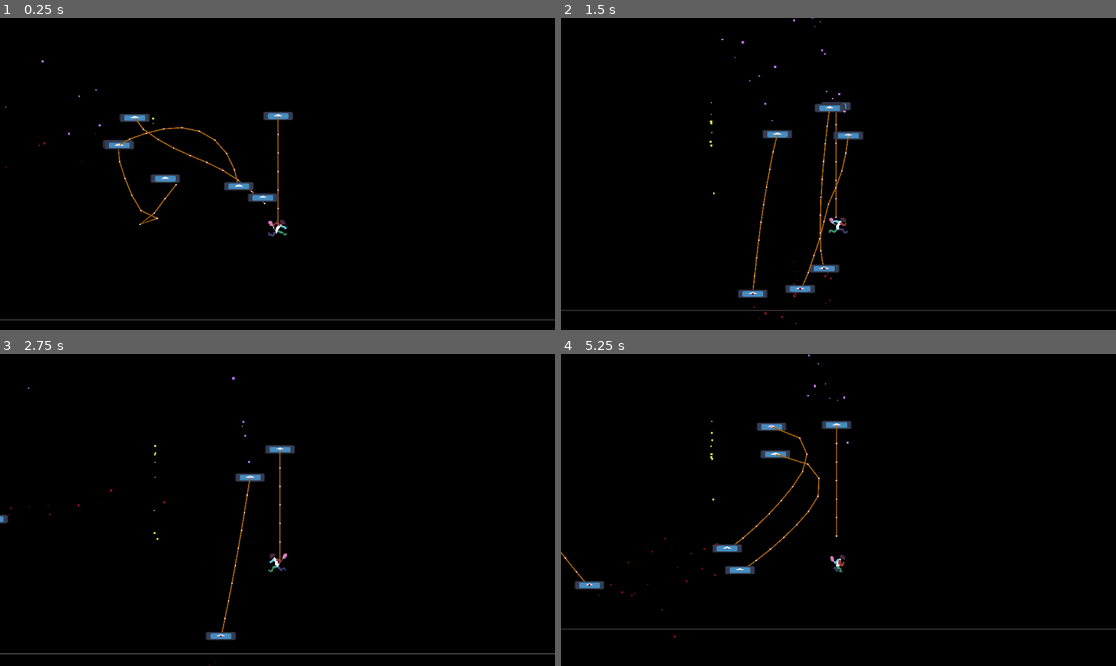
Above: before the commit, frames 1-4 (two rows, left to right).
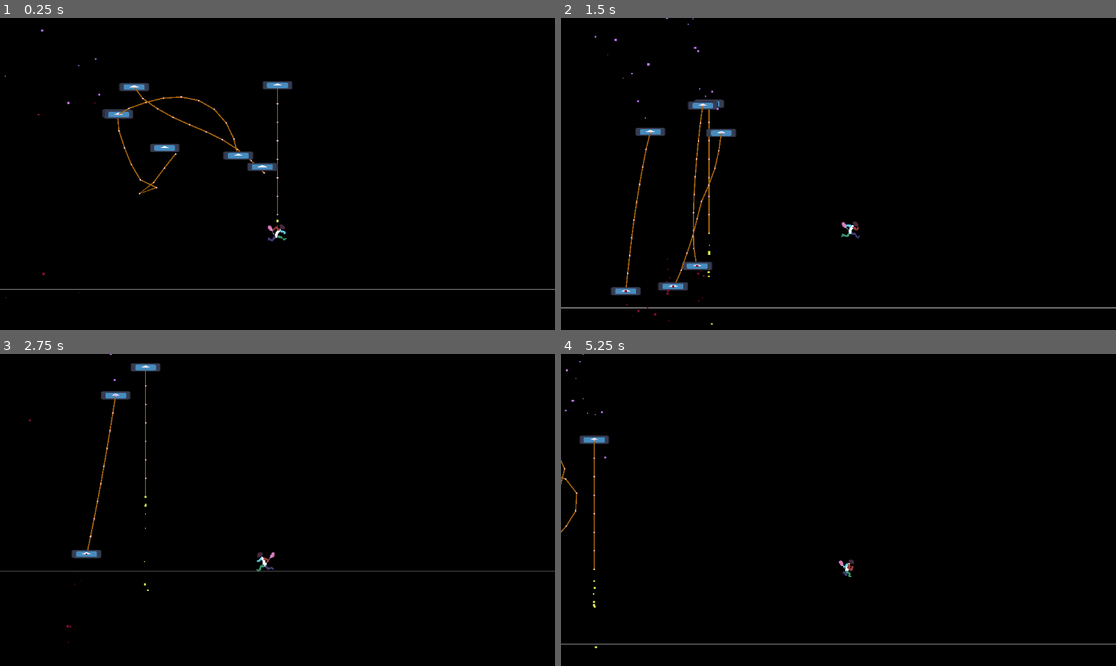
Above: after the commit, the same moments.

Repository: Cosillow/Hello_Gadot
Game: Godot game, scene res://scenes/game.tscn
Same seed, same stepped clock (60 frames per second), same inputs: the game is played once before the commit and once after it. The engine's default icon, where the game draws it, is replaced by a stand-in: a white triangle on a blue panel in a dark square.
Inputs:
- Up to frame 1 (0.25 s): no input
- Up to frame 2 (1.5 s): hold Right (move_right) from 0.53 s (still down); tap Z (jump) at 0.77 s
- Up to frame 3 (2.75 s): tap Z (jump) at 1.52 s; release Right (move_right) at 2.03 s; hold Left (move_left) from 2.03 s (still down)
- Up to frame 4 (5.25 s): release Left (move_left) at 2.78 s; hold Right (move_right) 2.78-4.28 s; tap Z (jump) at 3.02, 3.77, 4.52 s; hold Left (move_left) 4.28-5.03 s; hold Right (move_right) from 5.03 s (still down)

The runs differ from the first frame. In frame 1, 3.2% of the frame differs, in the area x 0-100%, y 3-97%; in frame 2, 4.1%, in the area x 0-100%, y 0-99%; in frame 3, 2.0%; in frame 4, 2.5%.

Commit message:
rope is a tool; added config warnings

Diff:
--- a/scenes/SwingingPlatform.tscn
+++ b/scenes/SwingingPlatform.tscn
@@ -26,6 +26,7 @@
 constrain = 30.0
 
 [node name="Platform" parent="TopPlatform/Rope" instance=ExtResource("2_hgxmw")]
+position = Vector2(0, 270.018)
 
 [node name="CPUParticles2D" type="CPUParticles2D" parent="TopPlatform/Rope/Platform"]
 direction = Vector2(0, 1)
--- a/scenes/game.tscn
+++ b/scenes/game.tscn
@@ -78,35 +78,44 @@
 
 [node name="Game" type="Node2D"]
 
-[node name="Platform" parent="." instance=ExtResource("1_8hn6c")]
-position = Vector2(152, -276)
-
-[node name="Rope" parent="Platform" instance=ExtResource("5_6ldxs")]
-position = Vector2(-57, -282)
-ropeLength = 200.0
-constrain = 31.0
-gravityAdjustment = 15.0
-
-[node name="Player" type="CharacterBody2D" parent="Platform/Rope"]
+[node name="Player" type="CharacterBody2D" parent="."]
 unique_name_in_owner = true
-position = Vector2(42, 396)
+position = Vector2(152, -58.996)
 script = ExtResource("1_jckq7")
 metadata/_edit_group_ = true
 
-[node name="CollisionShape2D" type="CollisionShape2D" parent="Platform/Rope/Player"]
+[node name="CollisionShape2D" type="CollisionShape2D" parent="Player"]
 position = Vector2(0.5, 0)
 shape = SubResource("RectangleShape2D_bofo1")
 
-[node name="Camera2D" type="Camera2D" parent="Platform/Rope/Player"]
+[node name="Camera2D" type="Camera2D" parent="Player"]
 offset = Vector2(0, -87)
 zoom = Vector2(1.24, 1.24)
 position_smoothing_enabled = true
 position_smoothing_speed = 10.0
 
-[node name="AnimatedSprite2D" type="AnimatedSprite2D" parent="Platform/Rope/Player"]
+[node name="AnimatedSprite2D" type="AnimatedSprite2D" parent="Player"]
 sprite_frames = SubResource("SpriteFrames_wsp33")
 autoplay = "default"
 frame_progress = 0.948955
+
+[node name="Platform" parent="." instance=ExtResource("1_8hn6c")]
+position = Vector2(152, -276)
+
+[node name="Rope" parent="Platform" instance=ExtResource("5_6ldxs")]
+ropeLength = 220.0
+constrain = 31.0
+gravityAdjustment = 15.0
+
+[node name="CPUParticles2D3" type="CPUParticles2D" parent="Platform/Rope"]
+position = Vector2(0, 217.004)
+direction = Vector2(0, 1)
+spread = 2.2
+gravity = Vector2(0, 50)
+initial_velocity_min = 36.59
+initial_velocity_max = 182.93
+scale_amount_max = 4.0
+color = Color(0.858824, 0.890196, 0.309804, 1)
 
 [node name="Floor" type="StaticBody2D" parent="."]
 position = Vector2(0, 28)
@@ -120,16 +129,6 @@
 width = 1.0
 default_color = Color(0.577008, 0.577008, 0.577008, 1)
 
-[node name="CPUParticles2D3" type="CPUParticles2D" parent="Floor"]
-position = Vector2(-57, -310)
-direction = Vector2(0, 1)
-spread = 2.2
-gravity = Vector2(0, 50)
-initial_velocity_min = 36.59
-initial_velocity_max = 182.93
-scale_amount_max = 4.0
-color = Color(0.858824, 0.890196, 0.309804, 1)
-
 [node name="SwingingPlatform" parent="." instance=ExtResource("4_8el7i")]
 position = Vector2(-179, -229)
 distance = 300.0
@@ -142,3 +141,5 @@
 [node name="SwingingPlatform3" parent="." instance=ExtResource("4_8el7i")]
 position = Vector2(-303, -227)
 distance = 500.0
+
+[node name="Node" type="Node" parent="."]
--- a/scripts/SwingingPlatform.gd
+++ b/scripts/SwingingPlatform.gd
@@ -13,12 +13,7 @@
 var _error: Vector2 = Vector2.ZERO
 
 func _physics_process(delta: float) -> void:
-
-	#if abs(top_platform.position - _target) - _error < Vector2.ZERO:
-		#_target.x = abs(_target.x - distance)
-	#top_platform.position = top_platform.position.lerp(_target, time * delta)
-
-	# Calculate the distance to the target
+		# Calculate the distance to the target
 	var diff = _target - top_platform.position
 
 	# Check if the platform is close enough to the target
--- a/scripts/rope.gd
+++ b/scripts/rope.gd
@@ -1,3 +1,4 @@
+@tool
 class_name Rope
 extends Node2D
 
@@ -21,11 +22,28 @@
 # TODO: this is close ^^ with _calculate_new_endpoint(), but it doesn't take into account the fact that the player is still being
 #		affected by its physics update even after its position is set. defered set doesn't seem to work either (player is locked to endpoint)
 
+# IDEA: I can keep the parent child structure because that is helpful for quickly setting up static scenes with ropes
+#		if I want a player to be attached, there needs to be an export variable for the player. I will keep the player in the top of all scenes,
+#		ensuring its _physics_process() runs before all ropes, allowing the affected endpoint to be calculated based on the characters already calculated position
+# ** keep the game tree like this and all should be good? **
+#┖╴root
+   #┠╴Character (you are here!)
+   #┃  ┠╴Sword
+   #┃  ┖╴Backpack
+   #┃     ┖╴Dagger
+   #┠╴MyGame
+   #┖╴Swamp
+	  #┠╴Rope
+	  #┠╴Rope
+	  #┖╴Goblin
+# TODO: assert/node warning setup thing that only allows rope parent to be Node2d
+
 @export var ropeLength:float = 30 :
 	set(val):
 		if val == ropeLength:
 			return
 		ropeLength = val
+		_point_count = int(ceil(ropeLength / constrain))
 		call_deferred("_ready")
 @export var tightness: int = 100 ## constraint iterations (a ratio more iterations will be applied if rope exceeds length)
 @export_range(1, 9999999, 1, "or_greater") var constrain: float = 1 : ## distance between points (must be < ropeLength)
@@ -33,6 +51,7 @@
 		if val == constrain:
 			return
 		constrain =  max(1, min(val, ropeLength - 0.1))
+		_point_count = int(ceil(ropeLength / constrain))
 		call_deferred("_ready")
 @export var gravityAdjustment: float = 0 :
 	set(val):
@@ -58,7 +77,7 @@
 
 func _ready()->void:
 	gravityAdjustment = gravityAdjustment # just so that the onready prGravity is added with setter
-	_point_count = int(ceil(ropeLength / constrain))
+	#_point_count = int(ceil(ropeLength / constrain))
 
 	# resize arrays
 	_pos.resize(_point_count)
@@ -70,6 +89,38 @@
 		_pos[i] = global_position + Vector2(0, constrain *i)
 		_pos_prev[i] = global_position + Vector2(0, constrain *i)
 	_update_children()
+
+func _physics_process(delta)->void:
+	assert(get_parent() is Node2D)
+	self.position = Vector2.ZERO # THIS WOKRS... but why does local pos change when new parent??
+	_update_points(delta)
+
+	# allow children to affect rope before constraints
+	#_calculate_new_endpoint()
+
+	# tighten rope more if it exceeds ropeLength
+	var distSq = _pos[0].distance_squared_to(_pos[_point_count-1])
+	var possibleError = distSq / pow(ropeLength,2)
+	var iterations = max(tightness,int(possibleError * tightness))
+	for i in iterations:
+		_update_constrain()
+
+	if _parent_cache:
+		set_start(_parent_cache.position)
+	_update_children()
+	queue_redraw()
+
+func _get_configuration_warnings():
+	var warnings = []
+
+	if !(get_parent() is Node2D):
+		warnings.append("Parent must be Node2D")
+
+	if constrain >= ropeLength:
+		warnings.append("`constrain` must be <= `ropeLength`")
+
+	# Returning an empty array means "no warning".
+	return warnings
 
 func _notification(what):
 	match what:
@@ -81,25 +132,6 @@
 			_parent_cache = p
 		NOTIFICATION_UNPARENTED:
 			_parent_cache = null
-
-func _physics_process(delta)->void:
-	self.position = Vector2.ZERO # THIS WOKRS... but why does local pos change when new parent??
-	_update_points(delta)
-
-	# allow children to affect rope before constraints
-	#_calculate_new_endpoint()
-
-	# tighten rope more if it exceeds ropeLength
-	var distSq = _pos[0].distance_squared_to(_pos[_point_count-1])
-	var possibleError = distSq / pow(ropeLength,2)
-	var iterations = max(tightness,int(possibleError * tightness))
-	for i in iterations:
-		_update_constrain()
-
-	if _parent_cache:
-		set_start(_parent_cache.position)
-	_update_children()
-	queue_redraw()
 
 func set_start(p:Vector2)->void:
 	_pos[0] = p
@@ -122,7 +154,7 @@
 	var new_endpoint = _pos[_point_count-1]
 	new_endpoint.x = (new_endpoint.x + average_global_position.x) / 2
 	# Optionally consider the y global_position if the rope swings
-	# new_endpoint.y = average_position.y
+	#new_endpoint.y = average_global_position.y
 	_pos[_point_count-1] = new_endpoint
 
 func _update_children()->void:
